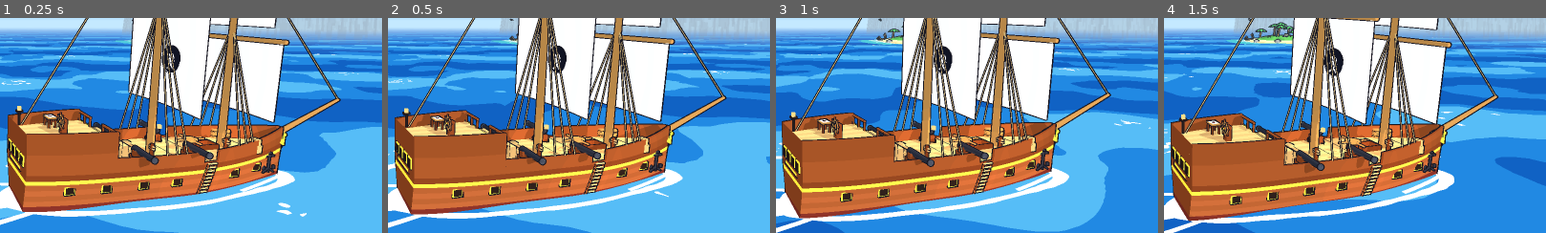
Above: before the commit, frames 1-4 (left to right).
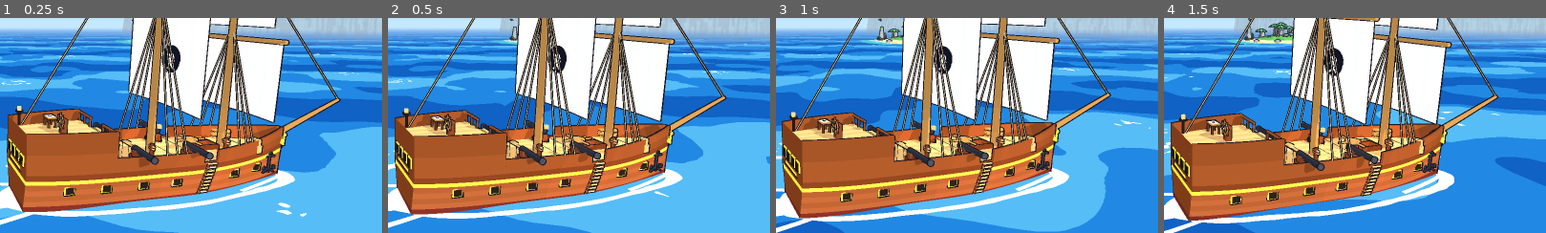
Above: after the commit, the same moments.

Repository: markcNewell/pirate-game
Game: Godot game, scene res://game/main.tscn
Same seed, same stepped clock (60 frames per second), same inputs: the game is played once before the commit and once after it.
Inputs (mouse positions are % of the whole screen's width and height, from its top left):
- Up to frame 1 (0.25 s): no input
- Up to frame 2 (0.5 s): no input
- Up to frame 3 (1 s): click (19, 43) at 0.52 s; type "12" at 0.6 s
- Up to frame 4 (1.5 s): move the mouse to (72, 45) at 1.27 s; hold D (move_right) from 1.28 s (still down); click (72, 45) at 1.35 s
The pictures show only the part of the screen within x 50-100%, y 35-85%; the shares and areas given below are measured in that part.

Frame 1 is identical in both runs. In frame 2, less than 0.1% of the frame differs, in the area x 32-34%, y 3-10%; in frame 3, less than 0.1%; in frame 4, 0.1%, in the area x 21-32%, y 3-10%.

Commit message:
Landmarks: a rock arch on Gull Isle and sea stacks off Parrot Rock
The island screenshot views take a number (island1, island2, ...) and --shot-from X,Y,Z.

Co-Authored-By: Claude Opus 5.5 <noreply@anthropic.com>

Diff:
--- a/game/main.gd
+++ b/game/main.gd
@@ -9,7 +9,8 @@
 ##   --name NAME              player name
 ##   --bot ROLE               headless test bot: wheel, sails, anchor or swimmer
 ##   --quit-after SECONDS     exit after this long, printing a summary
-##   --screenshot PATH        save a screenshot and quit (with --shot-delay, --shot-view)
+##   --screenshot PATH        save a screenshot and quit (with --shot-delay, --shot-view, and
+##                            --shot-from X,Y,Z: where the island views look from)
 ##   --demo                   host only: start under full sail with the anchor up
 ##   --crew N                 ask for crew N (1-4); 0 or absent for any
 ##   --time T                 pin the time of day for this client (0 midnight, 0.5 noon, 0.75 sunset)
@@ -188,10 +189,16 @@
 			"bow": [Vector3(-8, 8, -40), Vector3(0, 5, 0)],
 			"high": [Vector3(30, 45, 50), Vector3(0, 0, -20)],
 		}
-		if view == "island":
-			var isl: Dictionary = Islands.LAYOUT[0]
+		if view.begins_with("island"):
+			# "island" frames the first island; "island2" the third, and so on.
+			var isl: Dictionary = Islands.LAYOUT[int(view.substr(6)) if view.length() > 6 else 0]
 			var centre := Vector3(isl.x, 4.0, isl.z)
-			cam.look_at_from_position(centre + Vector3(60, 22, 75), centre)
+			var away: float = isl.radius / 60.0
+			var from := Vector3(60, 22, 75)
+			if _args.has("shot-from"):
+				var xyz: PackedStringArray = str(_args["shot-from"]).split(",")
+				from = Vector3(float(xyz[0]), float(xyz[1]), float(xyz[2]))
+			cam.look_at_from_position(centre + from * maxf(away, 0.55), centre)
 		elif view == "lighthouse":
 			var lamp := Outpost.lighthouse_lamp()
 			var isl := Outpost.spec()
--- a/game/world/island_mesh.gd
+++ b/game/world/island_mesh.gd
@@ -45,6 +45,11 @@
 		fire = _camp(decor, solid, spec, rng)
 		if spec.radius > 24.0:
 			_wreck(decor, solid, spec, rng)
+	match spec.get("landmark", ""):
+		"arch":
+			_arch(decor, solid, spec, rng)
+		"stacks":
+			_stacks(decor, solid, spec, rng)
 	var faces := ground_b.faces()
 	faces.append_array(solid.faces())
 	return {"ground": ground_b.build(), "decor": decor.build(), "faces": faces, "fire": fire}
@@ -208,6 +213,50 @@
 	solid.box(at + frame * Vector3(0, h * 0.35, 0), Vector3(w * 0.8, h * 0.4, 6.2), Color.BLACK, frame)
 
 
+## A rock arch standing on the beach: two pillars of piled boulders joined by a curve of them.
+static func _arch(b: MeshBuilder, solid: MeshBuilder, spec: Dictionary, rng: RandomNumberGenerator) -> void:
+	var radius: float = spec.radius
+	# Facing south-east, so ships coming from the outpost see through it.
+	var a := 0.9
+	var mid := Vector3(cos(a) * (radius - 1.0), 0.0, sin(a) * (radius - 1.0))
+	var along := Vector3(-sin(a), 0.0, cos(a))
+	var span := 4.2
+	var height := 6.5
+	for side: float in [-1.0, 1.0]:
+		var foot := mid + along * span * side
+		foot.y = ground(spec, foot.x, foot.z) - 0.4
+		var y := 0.0
+		while y < height:
+			var size := rng.randf_range(1.25, 1.6)
+			_rock(b, foot + Vector3(rng.randf_range(-0.2, 0.2), y + size * 0.5, rng.randf_range(-0.2, 0.2)), size, Basis(Vector3.UP, rng.randf() * TAU))
+			y += size * 0.95
+		solid.box(foot + Vector3(0, height * 0.5, 0), Vector3(1.3, height * 0.5, 1.3), Color.BLACK)
+	var top := mid + Vector3(0, ground(spec, mid.x, mid.z) + height, 0)
+	for k in 9:
+		var t := PI * k / 8.0
+		var p := top + along * (-cos(t) * span) + Vector3(0, sin(t) * 2.2, 0)
+		_rock(b, p, rng.randf_range(1.1, 1.4), Basis(Vector3.UP, rng.randf() * TAU))
+
+
+## Tall rocks standing in the shallows, each topped with a tuft of grass.
+static func _stacks(b: MeshBuilder, solid: MeshBuilder, spec: Dictionary, rng: RandomNumberGenerator) -> void:
+	var radius: float = spec.radius
+	var a0 := rng.randf() * TAU
+	for i in 3:
+		var a := a0 + i * 0.5 + rng.randf_range(-0.1, 0.1)
+		var r := radius + 1.5 + rng.randf() * 1.0
+		var foot := Vector3(cos(a) * r, SEA_FLOOR * 0.5, sin(a) * r)
+		var height := rng.randf_range(7.0, 11.0) - i * 1.5
+		var y := 0.0
+		var size := 2.2
+		while y < height - foot.y:
+			_rock(b, foot + Vector3(0, y, 0), size, Basis(Vector3.UP, rng.randf() * TAU))
+			y += size * 0.9
+			size = maxf(1.0, size * 0.88)
+		b.ellipsoid(foot + Vector3(0, y - size * 0.1, 0), size * 0.9, Vector3(1.1, 0.4, 1.0), 5, 8, Toon.color("grass"))
+		solid.box(foot + Vector3(0, (y) * 0.5, 0), Vector3(1.6, y * 0.5, 1.6), Color.BLACK)
+
+
 ## A faceted lump: a coarse ellipsoid with flat faces.
 static func _rock(b: MeshBuilder, centre: Vector3, size: float, spin: Basis) -> void:
 	var rings := 3
--- a/game/world/islands.gd
+++ b/game/world/islands.gd
@@ -5,10 +5,11 @@
 
 ## x, z: centre. radius: waterline radius (m). seed: shapes palms and rocks. hill: extra mound.
 ## outpost: the trading post (pier, merchant, supplies) faces +x from the centre.
+## landmark (optional): "arch" (a rock arch on the beach) or "stacks" (sea stacks off the shore).
 const LAYOUT: Array[Dictionary] = [
 	{"name": "Cutlass Cay", "x": 40.0, "z": -460.0, "radius": 60.0, "seed": 11, "hill": true, "outpost": false},
-	{"name": "Parrot Rock", "x": 360.0, "z": -150.0, "radius": 26.0, "seed": 23, "hill": false, "outpost": false},
-	{"name": "Gull Isle", "x": -300.0, "z": 140.0, "radius": 22.0, "seed": 37, "hill": false, "outpost": false},
+	{"name": "Parrot Rock", "x": 360.0, "z": -150.0, "radius": 26.0, "seed": 23, "hill": false, "outpost": false, "landmark": "stacks"},
+	{"name": "Gull Isle", "x": -300.0, "z": 140.0, "radius": 22.0, "seed": 37, "hill": false, "outpost": false, "landmark": "arch"},
 	{"name": "Port Merrow", "x": -380.0, "z": -300.0, "radius": 30.0, "seed": 41, "hill": false, "outpost": true},
 ]
 
Binary file added: docs/screenshots/gull-isle-arch.png
Not shown, changed: README.md
